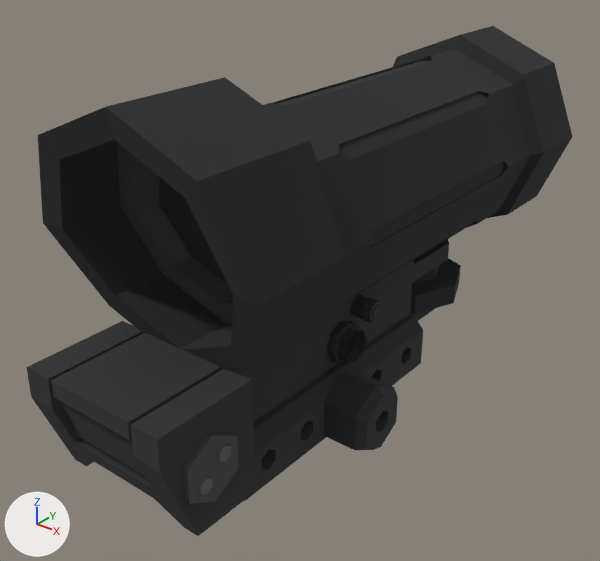
Two versions of the Blender file [WorkFolder]/2 - Sights/Sights.blend, one commit apart.
One viewpoint serves both versions: a camera (50 mm lens) standing at (4.15, -5.22, 4.15) and looking at (-0.12, 0.11, 0.84). The axes (+X, +Y, +Z) are drawn at lower left. The lights are the same throughout. The first picture is the older version. The same objects are shown in both versions, whatever each file hides.

The older version as bpy lines, for what is in view:
```python
me_cylinder_003 = bpy.data.meshes.new('Cylinder.003')
me_cylinder_003.from_pydata(...)  # 1314 vertices, 1317 faces; spans x -0.757..0.631, y -0.374..0.385, z -0.103..0.808
me_cylinder_003.materials.append(mat_gun_tex)  # picture img_gun_tex_tga
me_cylinder_007 = bpy.data.meshes.new('Cylinder.007')
me_cylinder_007.from_pydata(...)  # 494 vertices, 331 faces; spans x -0.155..0.155, y -0.768..0.037, z -0.288..0.177
me_cylinder_007.materials.append(mat_gun_tex)  # picture img_gun_tex_tga
ob_c79a2_002 = bpy.data.objects.new('c79a2.002', me_cylinder_007)
ob_c79a2_002.location = (0.0, 3.024, 1.613)
ob_c79a2_002.scale = (7.04, 7.04, 7.04)
ob_comp_m4_001 = bpy.data.objects.new('comp_m4.001', me_cylinder_003)
ob_comp_m4_001.location = (0.0, 0.0, 0.0)
```
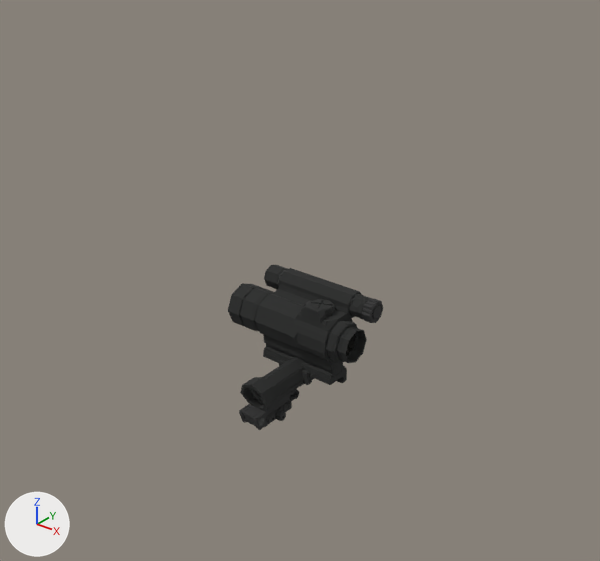
What differs and where, as boxes (x1, y1, x2, y2) in the pictures (600 x 561 px):
'c79a2.002', moved, rescaled (86% narrower, 86% shorter): before (27, 26, 572, 536); after (239, 357, 314, 430)
'comp_m4.001', unchanged, uncovered by the edit: before (327, 294, 383, 363); after (228, 265, 383, 385)

What changed in the scene script:
```text
Change ob_c79a2_002:
    ob_c79a2_002.scale: (7.04, 7.04, 7.04) -> (1.0, 1.0, 1.0)
    ob_c79a2_002.location: (0.0, 3.024, 1.613) -> (0.0, 0.0, 0.0)
```
